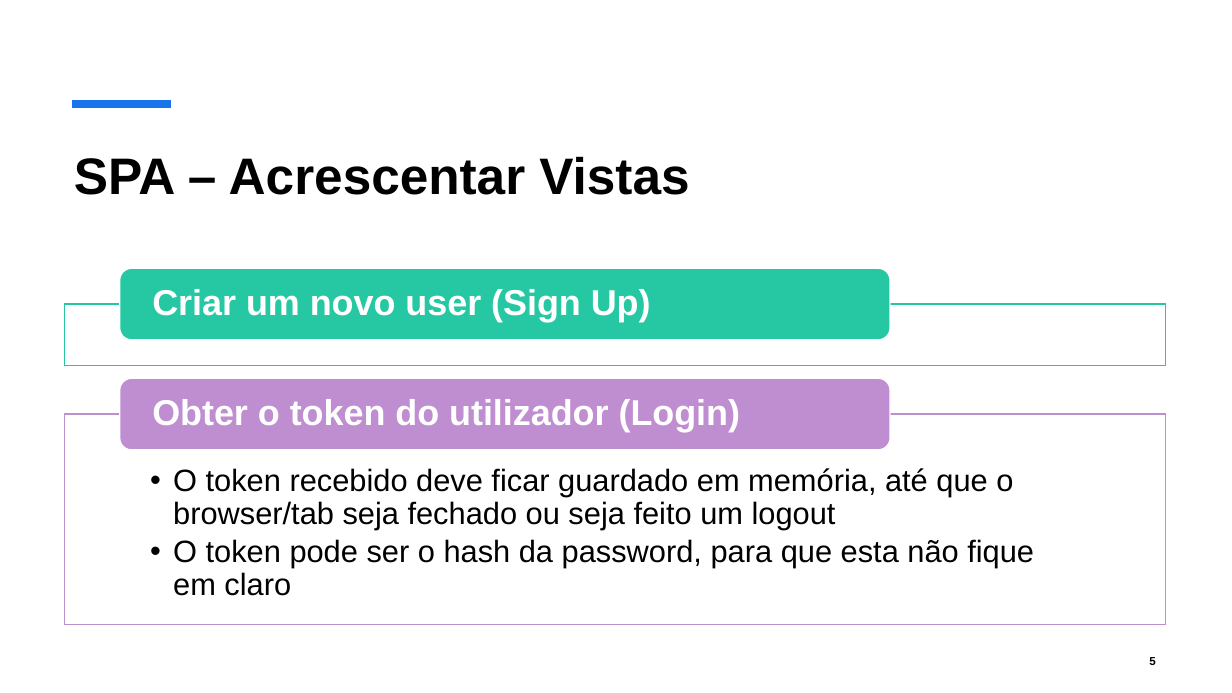
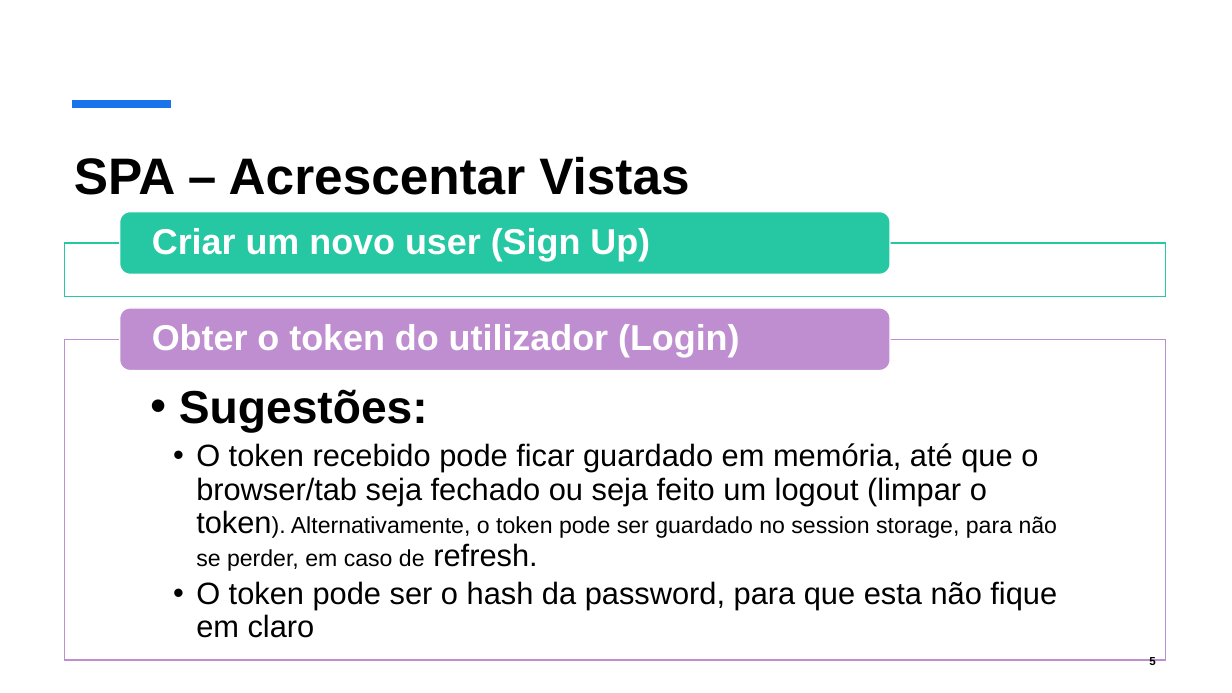
Before and after one commit to isel-leic-ls/2425-2-LEIC44D, a slide deck: slide 5 of Material de Apoio/07 - Fase 4.pptx. Drawn at 1232x693 pixels with LibreOffice and Linux fonts; fonts in the diff are those of the drawing. Boxes give left, top, right and bottom in pixels: in the first picture for what was removed or moved away, otherwise in the second. Text is boxed around its words. In the diff, an @@ line names an element or a change of style, - is before the commit and + after.

```diff
--- a/Material de Apoio/07 - Fase 4.pptx
+++ b/Material de Apoio/07 - Fase 4.pptx
@@ rounded rectangle: place and size @@
-rounded rectangle at <box>120,268,891,339</box>
+rounded rectangle at <box>120,212,891,274</box>
@@ text "Criar um novo user (Sign ...": place and size @@
-text "Criar um novo user (Sign ..." at <box>152,289,651,322</box>
+text "Criar um novo user (Sign ..." at <box>152,228,650,261</box>
@@ rectangle: place and size @@
-rectangle at <box>65,304,1165,365</box>
+rectangle at <box>65,243,1165,297</box>
@@ rounded rectangle: place and size @@
-rounded rectangle at <box>120,378,891,449</box>
+rounded rectangle at <box>120,308,891,371</box>
@@ text "Obter o token do utilizador ...": place and size @@
-text "Obter o token do utilizador ..." at <box>152,399,741,432</box>
+text "Obter o token do utilizador ..." at <box>152,324,740,357</box>
@@ text "Sugestões:": place and size @@
-text "Sugestões:" at <box>173,468,1034,596</box>
+text "Sugestões:" at <box>179,389,1058,638</box>
@@ rectangle: place and size @@
-rectangle at <box>65,414,1165,624</box>
+rectangle at <box>65,339,1165,660</box>
@@ text at <box>179,389,1058,571</box>: text changed @@
-  • O token recebido deve ficar guardado em memória, até que o browser/tab seja fechado ou seja feito um logout
+  • Sugestões:
+    • O token recebido pode ficar guardado em memória, até que o browser/tab seja fechado ou seja feito um logout (limpar o token). Alternativamente, o token pode ser guardado no session storage, para não se perder, em caso de refresh.
@@ text at <box>196,581,1057,638</box>: list level 2 to 3 in "O token pode ser o ..." @@
```
Also in this commit, not shown: 2 slides added.
